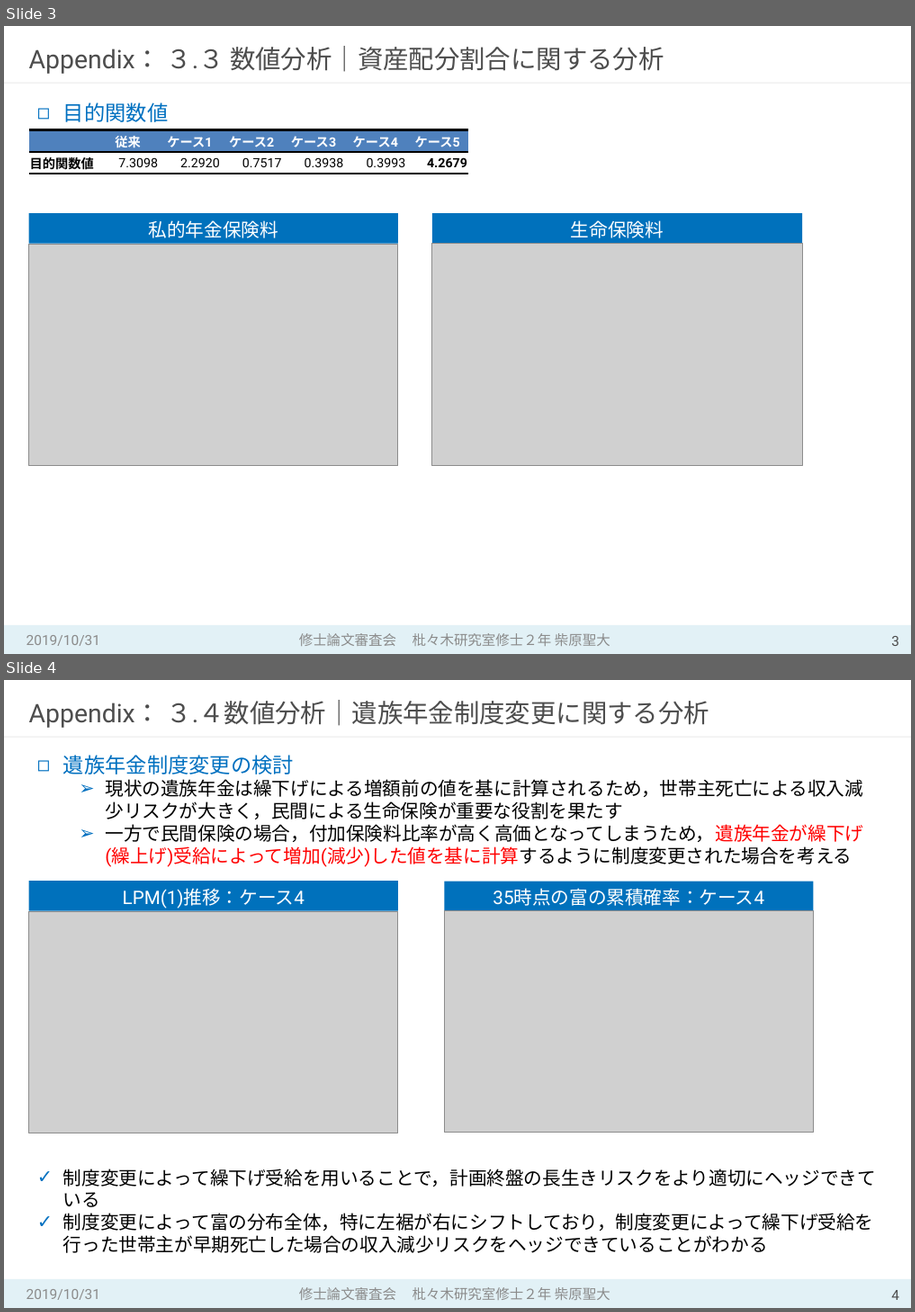
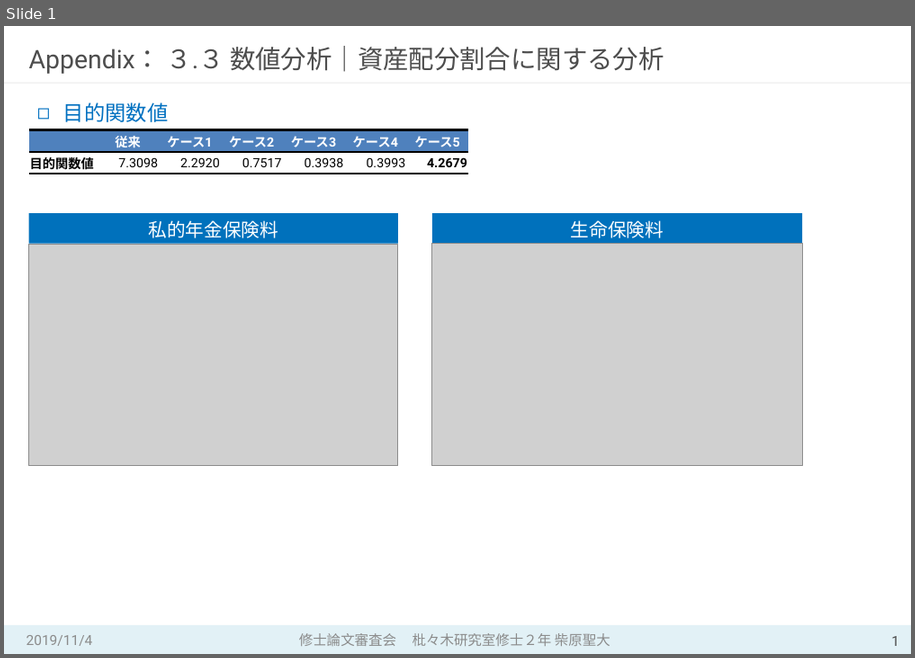
Before and after one commit to MasahiroShibahara/Open, a slide deck: Masahiro_Shibahara②.pptx. Shown one above the other, each under a label of ours: slides 3 and 4 before the commit, slide 1 after it. The pictures are 915x1312 and 915x658 pixels, drawn with LibreOffice and Linux fonts; fonts in the diff are those of the drawing; grey boxes stand for pictures. Boxes give left, top, right and bottom in pixels: in the first picture for what was removed or moved away, otherwise in the second. Text is boxed around its words. In the diff, an @@ line names an element or a change of style, - is before the commit and + after.

```diff
--- a/Masahiro_Shibahara②.pptx
+++ b/Masahiro_Shibahara②.pptx
@@ slide 4 removed at [4, 680, 911, 1308], background #FFFFFF; not listed: 2 template elements that a slide beside it also shows @@
@@ title removed at [29, 700, 710, 728] @@
-Appendix： ３.４数値分析｜遺族年金制度変更に関する分析
@@ text removed at [63, 755, 864, 867] @@
-◻ 遺族年金制度変更の検討
-  ➢ 現状の遺族年金は繰下げによる増額前の値を基に計算されるため，世帯主死亡による収入減少リスクが大きく，民間による生命保険が重要な役割を果たす
-  ➢ 一方で民間保険の場合，付加保険料比率が高く高価となってしまうため，遺族年金が繰下げ(繰上げ)受給によって増加(減少)した値を基に計算するように制度変更された場合を考える
@@ rectangle removed at [29, 881, 398, 911] @@
-LPM(1)推移：ケース4
@@ rectangle removed at [445, 881, 814, 911] @@
-35時点の富の累積確率：ケース4
@@ picture removed at [29, 912, 398, 1134] @@
@@ picture removed at [445, 911, 814, 1134] @@
@@ text removed at [63, 1169, 876, 1253] @@
-✓ 制度変更によって繰下げ受給を用いることで，計画終盤の長生きリスクをより適切にヘッジできている
-✓ 制度変更によって富の分布全体，特に左裾が右にシフトしており，制度変更によって繰下げ受給を行った世帯主が早期死亡した場合の収入減少リスクをヘッジできていることがわかる
@@ text removed at [26, 1289, 100, 1300] @@
-2019/10/31
@@ text removed at [299, 1288, 611, 1300] @@
-修士論文審査会 枇々木研究室修士２年 柴原聖大
@@ page number removed at [891, 1290, 900, 1300] @@
-4
@@ what was slide 3 is now slide 1 @@
@@ slide 1 changed as well @@
@@ text at [26, 635, 93, 646]: text changed @@
-2019/10/31
+2019/11/4
@@ page number at [891, 636, 900, 646]: text changed @@
-3
+1
```
Also in this commit, not shown: 36 other slides changed, 3 other slides removed.
